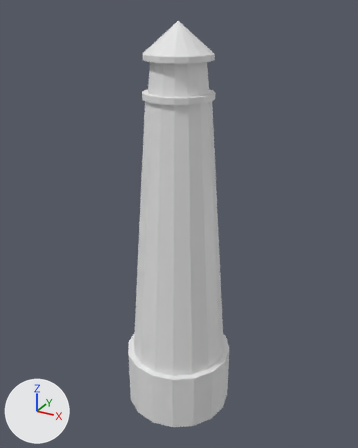
What one commit did to the Blender file houses.blend.
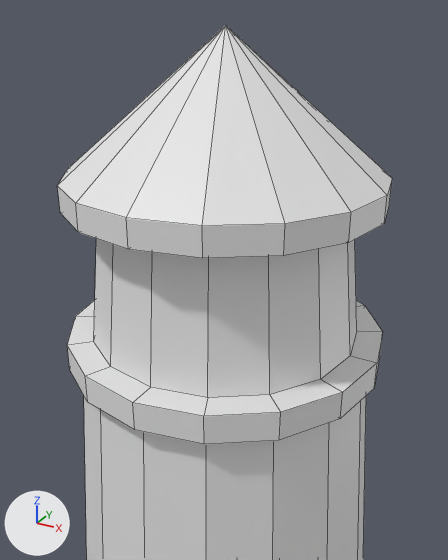
Each version is shown whole from a 50 mm lens placed at (3.87, -7.02, 7.11), pointed at (-0.03, 0.07, 3.57), then close up from a 50 mm lens placed at (1.0, -1.83, 6.97), pointed at (0.06, -0.11, 6.11). Lighting does not change. The marker at lower left points along +X, +Y and +Z. The close-ups show mesh edges as thin lines. The same objects are shown in both versions, whatever each file hides.

Before the edit, the objects in view are built like this:
```python
me_cylinder = bpy.data.meshes.new('Cylinder')
me_cylinder.from_pydata(...)  # 224 vertices, 210 faces; spans x -1.0..1.0, y -1.0..1.0, z -0.13..6.92
ob_cylinder = bpy.data.objects.new('Cylinder', me_cylinder)
ob_cylinder.location = (0.0, 0.0, 0.0)
```
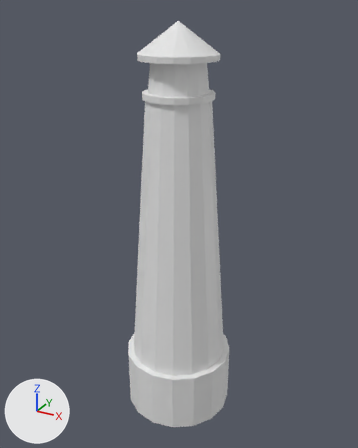
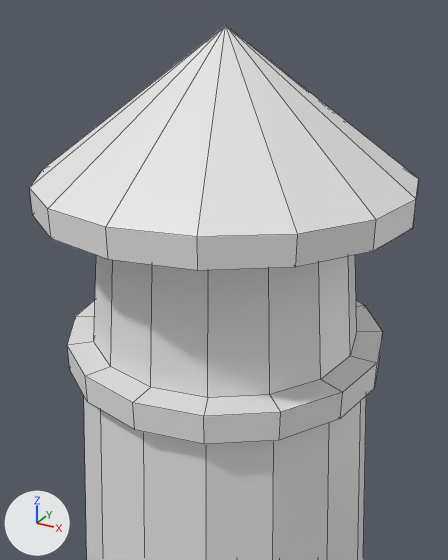
The change, as JSON lines over the scene's bpy script:
```json
{"block": "me_cylinder", "where": "me_cylinder.from_pydata(...)  # 224 vertices, 210 faces; spans x -1.0..1.0, y -1.0..1.0, z -0.13..6.92"}
{"block": "me_cylinder", "where": "# used by ob_cylinder; location = (0.0, 0.0, 0.0)"}
{"block": "me_cylinder", "change": "me_cylinder part 1: 32 of the vertices in x -0.55..0.55, y -0.55..0.55, z 6.36..6.45 are scaled about their middle by (1.15, 1.15, 1)"}
```

Changed parts and their boxes [x1, y1, x2, y2] in the close-ups (448 x 560 px; the box of a moved part takes in the faces that stretch with it):
```json
{"object": "Cylinder", "change": "reshaped", "before": [57, 25, 392, 560], "after": [29, 25, 419, 560]}
{"part": 1, "of": "me_cylinder", "change": "moved or reshaped", "before": [57, 25, 392, 258], "after": [29, 25, 419, 271]}
```
